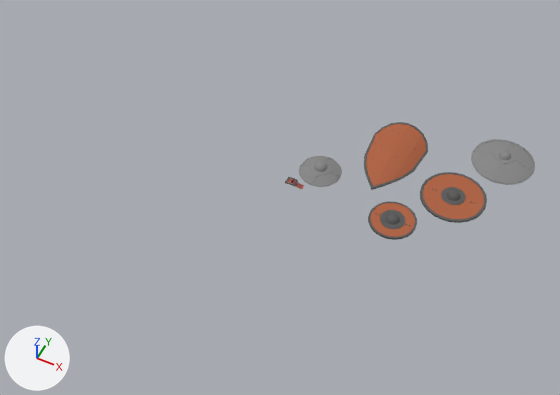
Renders of the Blender file shields/shields.blend from each side of a commit.
Both versions are drawn from a 50 mm camera at (12.82, -13.71, 18.87) aimed at (4.96, 2.0, -0.77). Every picture has the same lights, and +X, +Y and +Z are marked at lower left.

The scene before the commit, as lines of its bpy script (objects in view):
```python
ob_metalbuckler = bpy.data.objects.new('MetalBuckler', me_mebuckler_000)
ob_metalbuckler.location = (5.97, 3.0, 0.21)
ob_metalroundshield = bpy.data.objects.new('MetalRoundShield', me_mebuckler_001)
ob_metalroundshield.location = (11.31, 6.18, 0.28)
ob_metalroundshield.rotation_euler = (0.0, 6.283, 0.0)  # degrees (0, 360, 0)
ob_squarebucklepart = bpy.data.objects.new('SquareBucklePart', me_plane)
ob_squarebucklepart.location = (5.49, 1.76, 0.51)
ob_woodbuckler = bpy.data.objects.new('WoodBuckler', me_meroundshield_001)
ob_woodbuckler.location = (8.93, 1.98, 0.13)
ob_woodkiteshield = bpy.data.objects.new('WoodKiteShield', me_mekite_001)
ob_woodkiteshield.location = (7.9, 5.0, 0.36)
ob_woodroundshield = bpy.data.objects.new('WoodRoundShield', me_meroundshield)
ob_woodroundshield.location = (10.28, 4.08, -0.18)
```
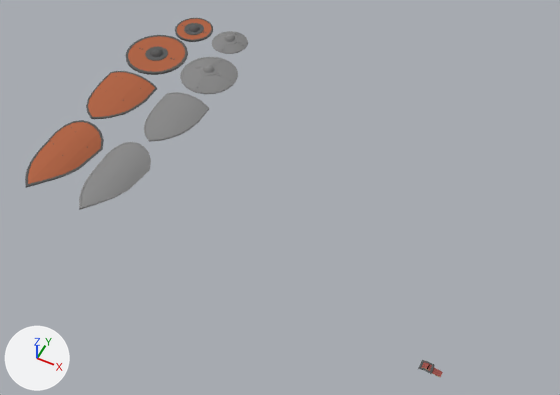
Commit message: Heater shield design

Pixel boxes [x1, y1, x2, y2] of what changed, in the pictures (560 x 395 px):
'WoodKiteShield', moved
    before: [364, 122, 428, 190]
    after: [25, 120, 104, 188]
'WoodRoundShield', mesh rescaled, moved (7% narrower, 21% shorter)
    before: [420, 172, 487, 223]
    after: [126, 35, 188, 75]
'MetalRoundShield', moved
    before: [471, 139, 535, 185]
    after: [180, 57, 238, 94]
'MetalKiteShield', added
    after: [79, 142, 151, 210]
'WoodHeaterShield', added (brown)
    after: [86, 71, 157, 119]
'WoodBuckler', moved
    before: [368, 201, 417, 240]
    after: [175, 18, 213, 42]
'MetalHeaterShield', added
    after: [144, 92, 209, 142]
'MetalBuckler', moved
    before: [299, 156, 342, 187]
    after: [212, 31, 248, 54]
'SquareBucklePart', moved
    before: [284, 177, 304, 189]
    after: [418, 360, 443, 377]

Diff of the bpy script that builds the scene:
```diff
--- a/shields/shields.blend.py
+++ b/shields/shields.blend.py
@@ me_meroundshield @@
 me_meroundshield.from_pydata(...)  # 882 vertices, 822 faces; spans x -1.09..1.09, y -1.09..1.09, z -0.09..0.24
+# me_meroundshield part 1: the whole mesh is scaled about its middle by 1.1
 me_meroundshield.materials.append(mat_iron)
@@ ob_metalbuckler @@
 ob_metalbuckler = bpy.data.objects.new('MetalBuckler', me_mebuckler_000)
-ob_metalbuckler.location = (5.97, 3.0, 0.21)
+ob_metalbuckler.location = (-0.16, 7.81, 0.19)
 _m = ob_metalbuckler.modifiers.new('EdgeSplit', 'EDGE_SPLIT')
@@ ob_squarebucklepart @@
 ob_squarebucklepart = bpy.data.objects.new('SquareBucklePart', me_plane)
-ob_squarebucklepart.location = (5.49, 1.76, 0.51)
+ob_squarebucklepart.location = (11.64, -2.67, 0.51)
 _m = ob_squarebucklepart.modifiers.new('EdgeSplit', 'EDGE_SPLIT')
@@ ob_metalroundshield @@
 ob_metalroundshield = bpy.data.objects.new('MetalRoundShield', me_mebuckler_001)
-ob_metalroundshield.location = (11.31, 6.18, 0.28)
+ob_metalroundshield.location = (0.13, 5.69, 0.28)
 ob_metalroundshield.rotation_euler = (0.0, 6.283, 0.0)  # degrees (0, 360, 0)
@@ ob_woodbuckler @@
 ob_woodbuckler = bpy.data.objects.new('WoodBuckler', me_meroundshield_001)
-ob_woodbuckler.location = (8.93, 1.98, 0.13)
+ob_woodbuckler.location = (-1.78, 7.8, 0.1)
 _m = ob_woodbuckler.modifiers.new('EdgeSplit', 'EDGE_SPLIT')
@@ ob_woodkiteshield @@
 ob_woodkiteshield = bpy.data.objects.new('WoodKiteShield', me_mekite_001)
-ob_woodkiteshield.location = (7.9, 5.0, 0.36)
+ob_woodkiteshield.location = (-2.12, 0.08, 0.38)
 _m = ob_woodkiteshield.modifiers.new('EdgeSplit', 'EDGE_SPLIT')
@@ ob_woodroundshield @@
 ob_woodroundshield = bpy.data.objects.new('WoodRoundShield', me_meroundshield)
-ob_woodroundshield.location = (10.28, 4.08, -0.18)
+ob_woodroundshield.location = (-2.26, 5.78, 0.11)
 _m = ob_woodroundshield.modifiers.new('EdgeSplit', 'EDGE_SPLIT')
@@ ob_woodheatershield @@
+ob_woodheatershield = bpy.data.objects.new('WoodHeaterShield', me_plane_002)  # 1468 vertices, 1340 faces; spans x -1.04..1.04, y -1.89..0.86, z -0.59..0.0; in mat_iron (its picture is missing), mat_wood (its picture is missing), mat_leather (its picture is missing), mat_leatherwear (its picture is missing); modifiers EDGE_SPLIT
+ob_woodheatershield.location = (-2.22, 3.41, 0.31)
+ob_woodheatershield.rotation_euler = (0.0, 6.283, 0.0)  # degrees (0, 360, 0)
@@ ob_metalheatershield @@
+ob_metalheatershield = bpy.data.objects.new('MetalHeaterShield', me_plane_003)  # 1468 vertices, 1340 faces; spans x -0.92..0.91, y -1.85..0.84, z -0.58..0.0; in mat_steel (its picture is missing), mat_wood (its picture is missing), mat_leather (its picture is missing), mat_leatherwear (its picture is missing); modifiers EDGE_SPLIT
+ob_metalheatershield.location = (0.19, 3.33, 0.3)
+ob_metalheatershield.rotation_euler = (0.0, 6.283, 0.0)  # degrees (0, 360, 0)
@@ ob_metalkiteshield @@
+ob_metalkiteshield = bpy.data.objects.new('MetalKiteShield', me_mekite_002)  # 1354 vertices, 1232 faces; spans x -0.86..0.85, y -2.2..1.13, z -0.56..0.03; in mat_wood (its picture is missing), mat_steel (its picture is missing), mat_leather (its picture is missing), mat_leatherwear (its picture is missing); modifiers EDGE_SPLIT
+ob_metalkiteshield.location = (0.0, 0.0, 0.38)
+ob_metalkiteshield.rotation_euler = (0.0, 6.283, 0.0)  # degrees (0, 360, 0)
```
